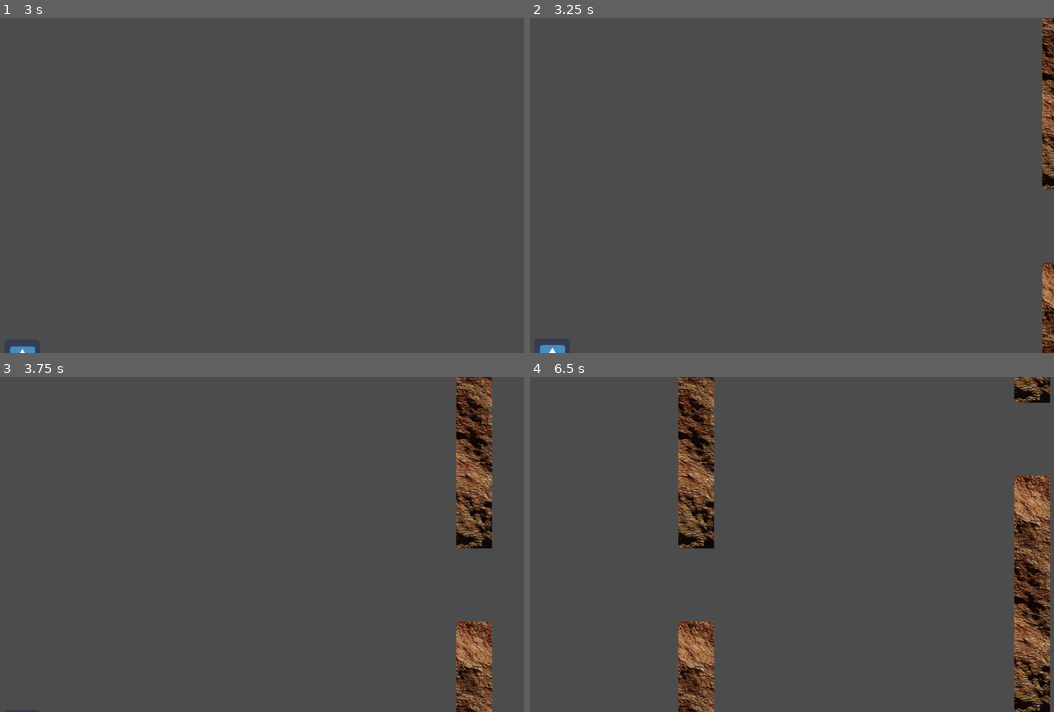
Above: before the commit, frames 1-4 (two rows, left to right).
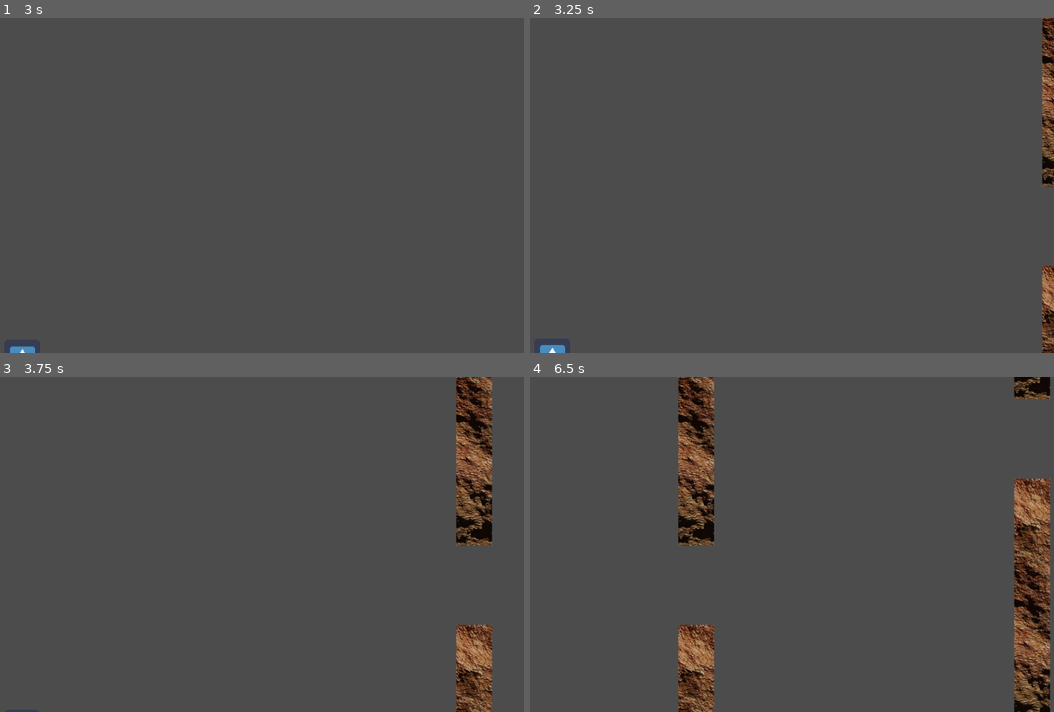
Above: after the commit, the same moments.

Repository: Chamerli-sh/Flappy-Things
Game: Godot game, scene res://World/World.tscn
Two runs of this game, one before a commit and one after it. Both use one fixed random seed, a clock stepped at 60 frames per second and the inputs below. The project has no main scene, so this scene is started directly. The engine's default icon, where the game draws it, is replaced by a stand-in: a white triangle on a blue panel in a dark square.
Inputs:
- Up to frame 1 (3 s): tap Up (jump) at 0.77, 1.52 s
- Up to frame 2 (3.25 s): tap Up (jump) at 3.02 s
- Up to frame 3 (3.75 s): no input
- Up to frame 4 (6.5 s): tap Up (jump) at 3.77, 4.52, 6.02 s

Frame 1 is identical in both runs. In frame 2, 1.2% of the frame differs, in the area x 97-100%, y 0-100%; in frame 3, 3.7%; in frame 4, 7.1%, in the area x 28-100%, y 0-100%.

Commit message:
Rescaling the Pipes

Diff:
--- a/Pipe/Pipe.tscn
+++ b/Pipe/Pipe.tscn
@@ -4,7 +4,7 @@
 [ext_resource path="res://Pipe/Pipe.png" type="Texture" id=3]
 
 [sub_resource type="RectangleShape2D" id=1]
-extents = Vector2( 32, 208 )
+extents = Vector2( 32, 224 )
 
 [sub_resource type="RayShape2D" id=2]
 length = 168.0
@@ -21,11 +21,11 @@
 }
 
 [node name="Sprite" type="Sprite" parent="Down"]
-position = Vector2( 4.76837e-07, 16 )
+position = Vector2( 0, 34 )
 texture = ExtResource( 3 )
 
 [node name="CollisionShape2D" type="CollisionShape2D" parent="Down"]
-position = Vector2( 0, 16 )
+position = Vector2( 0, 34 )
 shape = SubResource( 1 )
 
 [node name="Up" type="StaticBody2D" parent="." groups=[
@@ -37,10 +37,11 @@
 }
 
 [node name="Sprite" type="Sprite" parent="Up"]
-position = Vector2( 4.76837e-07, 1.04904e-05 )
+position = Vector2( 0, -18 )
 texture = ExtResource( 3 )
 
 [node name="CollisionShape2D" type="CollisionShape2D" parent="Up"]
+position = Vector2( 0, -18 )
 shape = SubResource( 1 )
 
 [node name="CollisionShape2D" type="CollisionShape2D" parent="."]
Binary file changed: Pipe/Pipe.png
Not shown, added: Pipe/Pipe.png~
